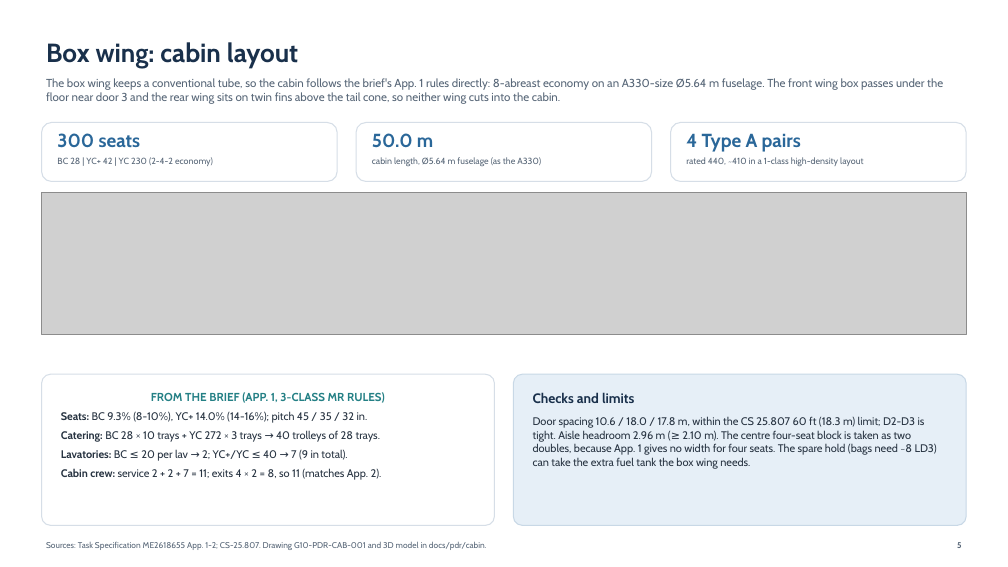
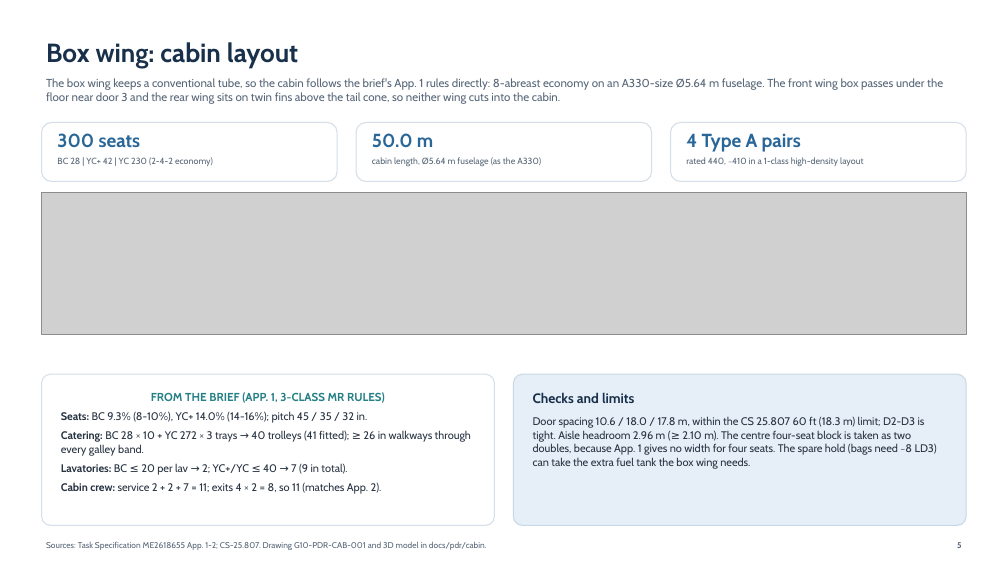
Before and after one commit to fepsfy6809939/FY6809939, a slide deck: slide 18 of deliverables/W6_Presentation_boxwing.pptx. Drawn at 1008x567 pixels with LibreOffice and Linux fonts; fonts in the diff are those of the drawing; grey boxes stand for pictures. Boxes give left, top, right and bottom in pixels: in the first picture for what was removed or moved away, otherwise in the second. Text is boxed around its words. In the diff, an @@ line names an element or a change of style, - is before the commit and + after.

```diff
--- a/deliverables/W6_Presentation_boxwing.pptx
+++ b/deliverables/W6_Presentation_boxwing.pptx
@@ text in rounded rectangle at [61, 430, 471, 456]: text changed @@
-Catering: BC 28 × 10 trays + YC 272 × 3 trays → 40 trolleys of 28 trays.
+Catering: BC 28 × 10 + YC 272 × 3 trays → 40 trolleys (41 fitted); ≥ 26 in walkways through every galley band.
```
Also in this commit, not shown: 6 other files.
